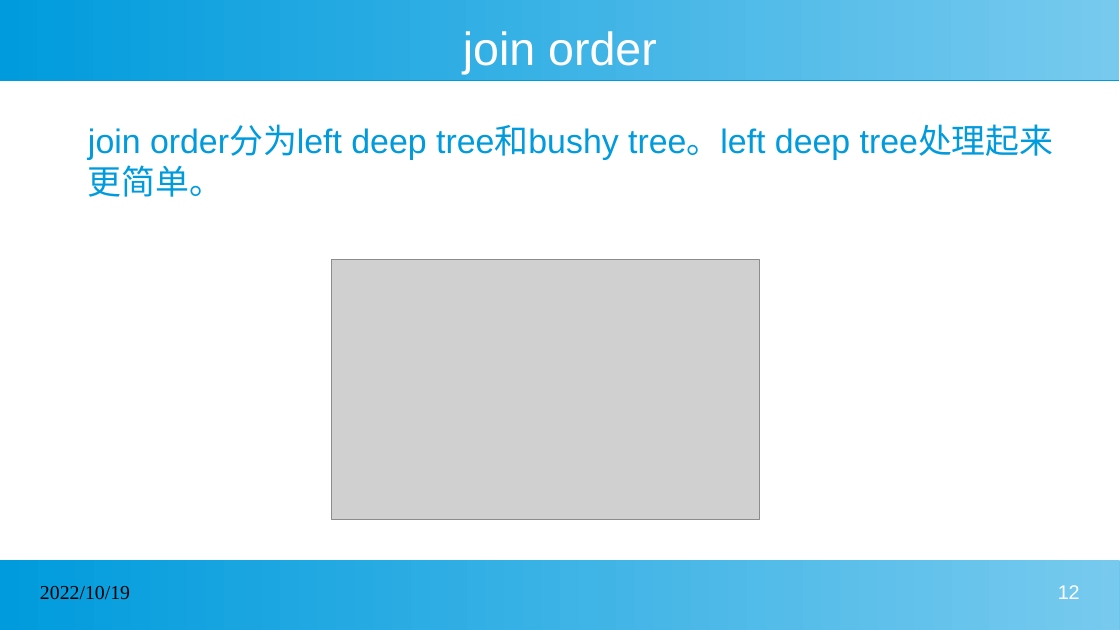
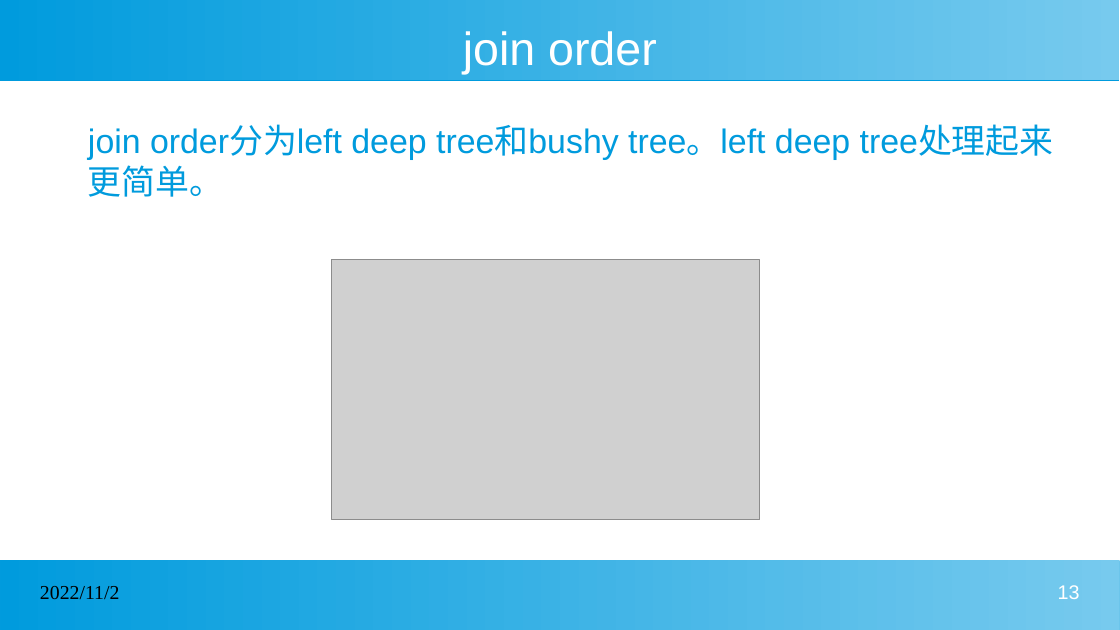
Before and after one commit to ltylty/SimpleDB, a slide deck: slide 13 of doc/从零实现数据库源码分析.pptx (slide 12 before the commit). Drawn at 1120x630 pixels with LibreOffice and Linux fonts; fonts in the diff are those of the drawing; grey boxes stand for pictures. Boxes give left, top, right and bottom in pixels: in the first picture for what was removed or moved away, otherwise in the second. Text is boxed around its words. In the diff, an @@ line names an element or a change of style, - is before the commit and + after.

```diff
--- a/doc/从零实现数据库源码分析.pptx
+++ b/doc/从零实现数据库源码分析.pptx
@@ text at bbox=[40, 586, 119, 600]: text changed @@
-2022/10/19
+2022/11/2
@@ page number at bbox=[1058, 585, 1080, 599]: text changed @@
-12
+13
```
Also in this commit, not shown: 13 other slides changed, 2 slides added, 1 slide removed, 9 other files.
